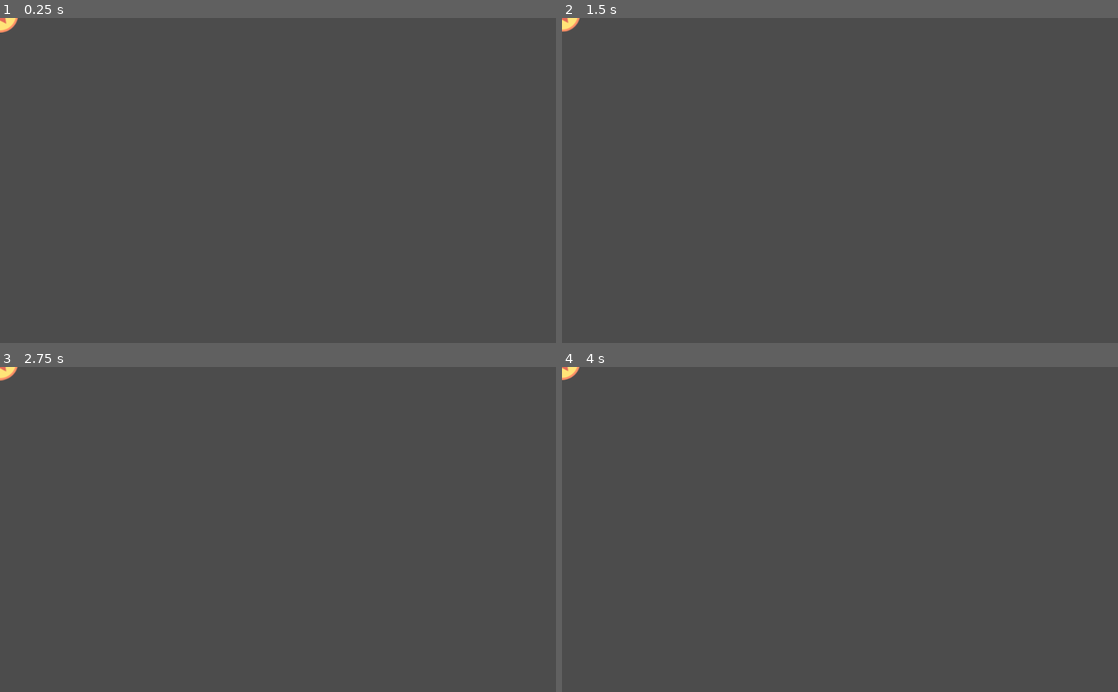
Above: before the commit, frames 1-4 (two rows, left to right).
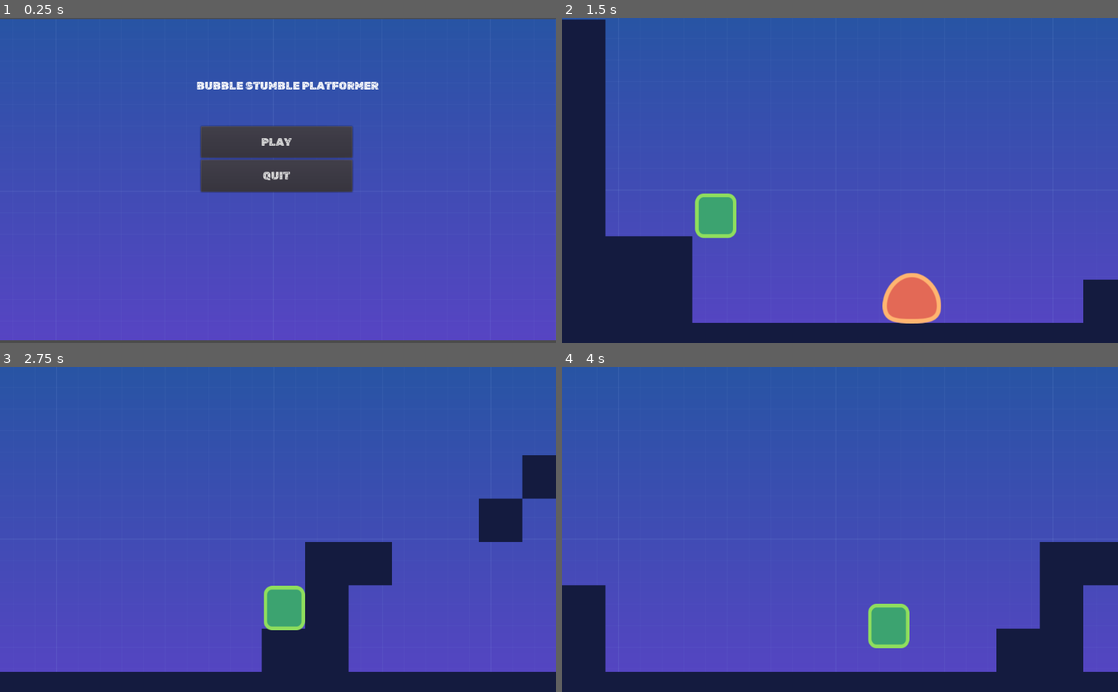
Above: after the commit, the same moments.

Repository: ryan541/Platformer-Game
Game: Godot game, scene res://src/Screens/MainScreen.tscn
The game is run twice, just before and just after one commit, with the same random seed, the same clock (stepped at 60 frames per second) and the same inputs. Before the commit the project starts from res://src/Objects/Coin.tscn.
Inputs (mouse positions are in pixels of both pictures, inside the frame that each line leads up to):
- Up to frame 1 (0.25 s): no input
- Up to frame 2 (1.5 s): click (840, 141) at 0.5 s, where only the run after the commit has a clickable "PLAY"; hold D (move_right) from 1.28 s (still down)
- Up to frame 3 (2.75 s): keep holding D (move_right); tap W (jump) at 1.52, 2.27 s
- Up to frame 4 (4 s): release D (move_right) at 2.78 s; hold A (move_left) 2.78-3.53 s; hold D (move_right) from 3.53 s (still down); tap W (jump) at 3.77 s

The runs differ from the first frame. In frame 1, 94% of the frame differs, in the area x 0-100%, y 0-100%; in frame 2, 100%; in frame 3, 100%; in frame 4, 100%.

Commit message:
Level 3 Updation

Diff:
--- /dev/null
+++ b/assets/start-assets/new_dynamicfont.tres
@@ -0,0 +1,7 @@
+[gd_resource type="DynamicFont" load_steps=2 format=2]
+
+[ext_resource path="res://assets/start-assets/RubikMoonrocks-Regular.ttf" type="DynamicFontData" id=1]
+
+[resource]
+size = 20
+font_data = ExtResource( 1 )
--- /dev/null
+++ b/assets/start-assets/ui_theme.tres
@@ -0,0 +1,6 @@
+[gd_resource type="Theme" load_steps=2 format=2]
+
+[ext_resource path="res://assets/start-assets/new_dynamicfont.tres" type="DynamicFont" id=1]
+
+[resource]
+default_font = ExtResource( 1 )
--- a/project.godot
+++ b/project.godot
@@ -21,7 +21,7 @@
 [application]
 
 config/name="Platformer"
-run/main_scene="res://src/Objects/Coin.tscn"
+run/main_scene="res://src/Screens/MainScreen.tscn"
 config/icon="res://icon.png"
 
 [input]
--- a/src/Levels/LevelTemplate.tscn
+++ b/src/Levels/LevelTemplate.tscn
@@ -48,9 +48,6 @@
 margin_right = 1920.0
 margin_bottom = 1080.0
 texture = ExtResource( 1 )
-__meta__ = {
-"_edit_use_anchors_": false
-}
 
 [node name="TileMap" type="TileMap" parent="."]
 tile_set = SubResource( 1 )
@@ -58,7 +55,7 @@
 collision_layer = 8
 collision_mask = 0
 format = 1
-tile_data = PoolIntArray( 0, 0, 0, 113, 0, 0, 114, 0, 0, 115, 0, 0 …(13606 unchanged characters)…
+tile_data = PoolIntArray( -393204, 0, 0, 0, 0, 0, 113, 0, 0, 114, 0, 0, 115, 0, 0 …(13606 unchanged characters)…
 
 [node name="Player" parent="." instance=ExtResource( 3 )]
 position = Vector2( 123, 398 )
--- /dev/null
+++ b/src/Screens/MainScreen.tscn
@@ -0,0 +1,48 @@
+[gd_scene load_steps=6 format=2]
+
+[ext_resource path="res://src/UserInterface/Title.tscn" type="PackedScene" id=1]
+[ext_resource path="res://src/UserInterface/QuitButton.tscn" type="PackedScene" id=2]
+[ext_resource path="res://src/UserInterface/ChangeSceneButton.tscn" type="PackedScene" id=3]
+[ext_resource path="res://assets/start-assets/background.png" type="Texture" id=4]
+[ext_resource path="res://assets/start-assets/ui_theme.tres" type="Theme" id=5]
+
+[node name="MainScreen" type="Control"]
+anchor_right = 1.0
+anchor_bottom = 1.0
+margin_right = 3.0
+margin_bottom = -4.0
+theme = ExtResource( 5 )
+
+[node name="Background" type="TextureRect" parent="."]
+anchor_right = 0.997
+anchor_bottom = 0.998
+margin_left = -1.0
+margin_top = 2.0
+margin_right = 0.0719604
+margin_bottom = 0.200012
+texture = ExtResource( 4 )
+expand = true
+stretch_mode = 2
+
+[node name="Title" parent="." instance=ExtResource( 1 )]
+margin_left = -226.0
+margin_top = 113.0
+margin_right = 257.0
+margin_bottom = 147.0
+
+[node name="Menu" type="VBoxContainer" parent="."]
+anchor_left = 0.5
+anchor_top = 0.5
+anchor_right = 0.5
+anchor_bottom = 0.5
+margin_left = -144.0
+margin_top = -98.0
+margin_right = 135.0
+margin_bottom = 23.0
+
+[node name="PlayButton" parent="Menu" instance=ExtResource( 3 )]
+next_scene_path = "res://src/Levels/LevelTemplate.tscn"
+
+[node name="QuitButton" parent="Menu" instance=ExtResource( 2 )]
+margin_top = 62.0
+margin_bottom = 121.0
--- /dev/null
+++ b/src/UserInterface/ChangeSceneButton.tscn
@@ -0,0 +1,12 @@
+[gd_scene load_steps=2 format=2]
+
+[ext_resource path="res://src/UserInterface/PlayButton.gd" type="Script" id=1]
+
+[node name="ChangeSceneButton" type="Button"]
+margin_right = 279.0
+margin_bottom = 58.0
+size_flags_vertical = 3
+text = "PLAY"
+script = ExtResource( 1 )
+
+[connection signal="button_up" from="." to="." method="_on_button_up"]
--- /dev/null
+++ b/src/UserInterface/PlayButton.gd
@@ -0,0 +1,13 @@
+tool
+extends Button
+
+
+export(String, FILE) var next_scene_path: =""
+
+
+
+func _on_button_up():
+	get_tree().change_scene(next_scene_path)
+
+func _get_configuration_warning() -> String:
+	return "next_scene_path must be set for the button to work" if next_scene_path =="" else ""
--- /dev/null
+++ b/src/UserInterface/QuitButton.gd
@@ -0,0 +1,6 @@
+extends Button
+
+
+
+func _on_button_up():
+	get_tree().quit()
--- /dev/null
+++ b/src/UserInterface/QuitButton.tscn
@@ -0,0 +1,12 @@
+[gd_scene load_steps=2 format=2]
+
+[ext_resource path="res://src/UserInterface/QuitButton.gd" type="Script" id=1]
+
+[node name="QuitButton" type="Button"]
+margin_right = 279.0
+margin_bottom = 59.0
+size_flags_vertical = 3
+text = "QUIT"
+script = ExtResource( 1 )
+
+[connection signal="button_up" from="." to="." method="_on_button_up"]
--- /dev/null
+++ b/src/UserInterface/Title.tscn
@@ -0,0 +1,11 @@
+[gd_scene format=2]
+
+[node name="Title" type="Label"]
+anchor_left = 0.5
+anchor_right = 0.5
+margin_left = -50.0
+margin_top = 110.0
+margin_right = 41.0
+margin_bottom = 124.0
+text = "BUBBLE STUMBLE PLATFORMER"
+align = 1
Binary file added: assets/start-assets/RubikMoonrocks-Regular.ttf
